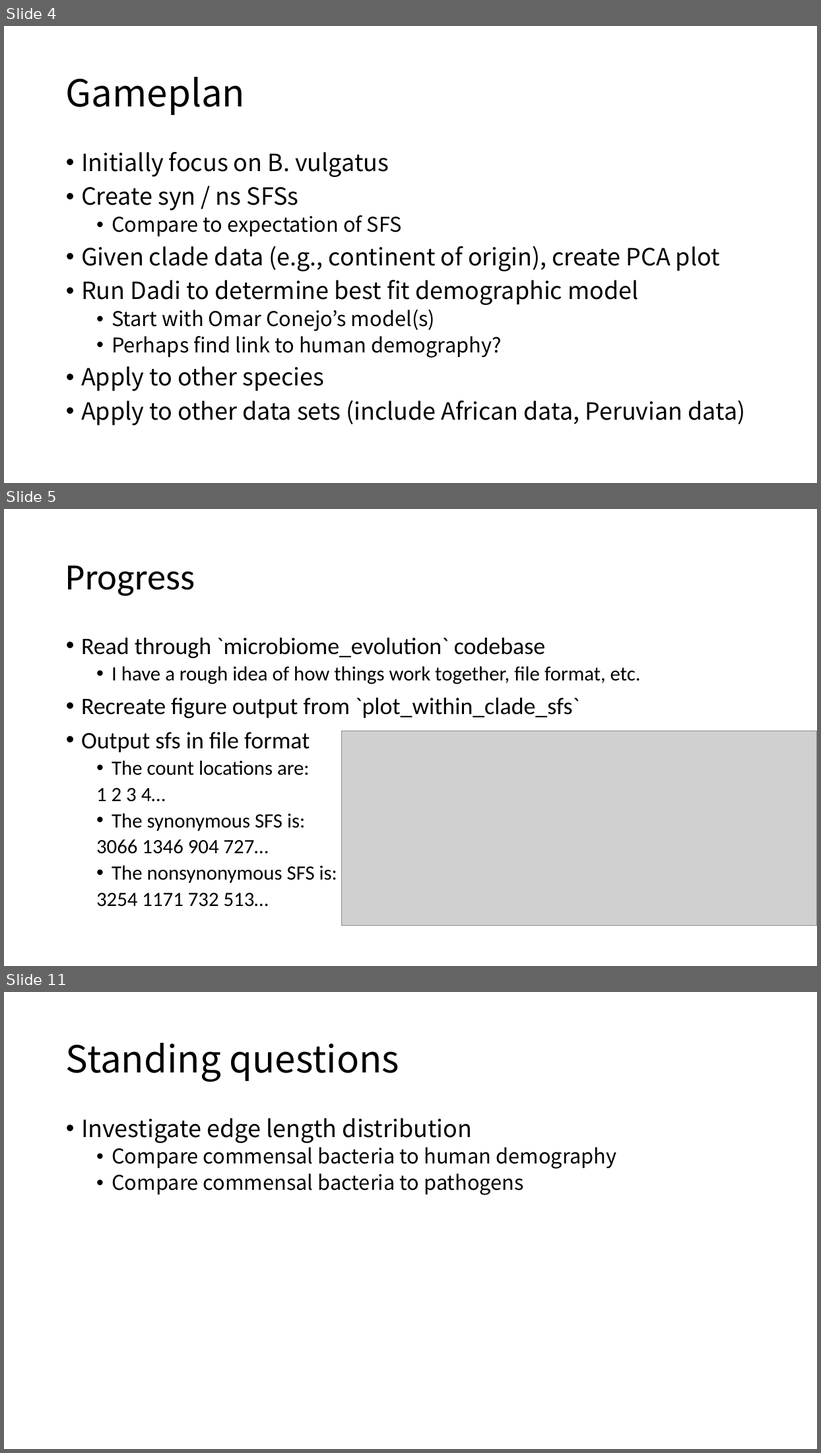
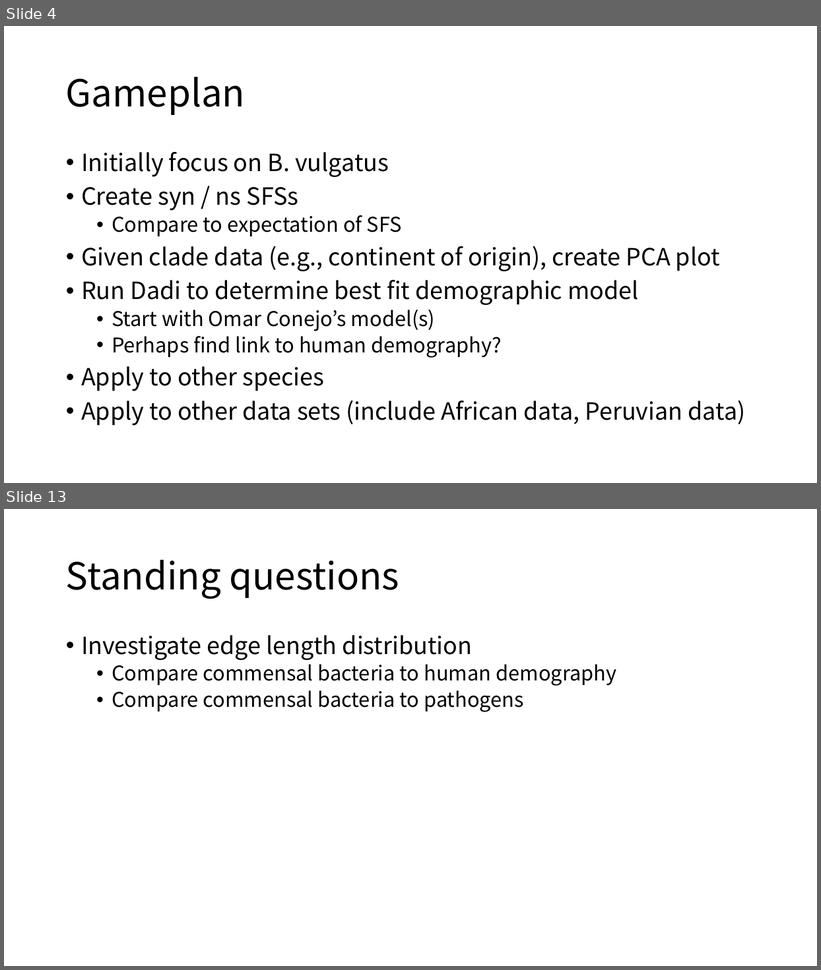
Before and after one commit to jon-mah/demo_for_ccgb, a slide deck: Summary/20210118_demo_for_ccgb_rotation_update.pptx. Shown one above the other, each under a label of ours: slides 4, 5 and 11 before the commit, slides 4 and 13 after it; the slides between them are not shown. The pictures are 821x1453 and 821x970 pixels, drawn with LibreOffice and Linux fonts; fonts in the diff are those of the drawing; grey boxes stand for pictures. Boxes give left, top, right and bottom in pixels: in the first picture for what was removed or moved away, otherwise in the second. Text is boxed around its words. In the diff, an @@ line names an element or a change of style, - is before the commit and + after.

```diff
--- a/Summary/20210118_demo_for_ccgb_rotation_update.pptx
+++ b/Summary/20210118_demo_for_ccgb_rotation_update.pptx
@@ slide 5 removed at bbox=[4, 509, 817, 966], background #FFFFFF @@
@@ title removed at bbox=[66, 565, 195, 596] @@
-Progress
@@ text removed at bbox=[81, 638, 641, 907] @@
-• Read through `microbiome_evolution` codebase
-  • I have a rough idea of how things work together, file format, etc.
-• Recreate figure output from `plot_within_clade_sfs`
-• Output sfs in file format
-  • The count locations are:
-  1 2 3 4…
-  • The synonymous SFS is:
-  3066 1346 904 727…
-  • The nonsynonymous SFS is:
-  3254 1171 732 513…
@@ picture removed at bbox=[341, 731, 817, 926] @@
@@ what was slide 11 is now slide 13 @@
```
Also in this commit, not shown: 3 slides changed, 6 slides added, 3 other slides removed, 1 other file.
